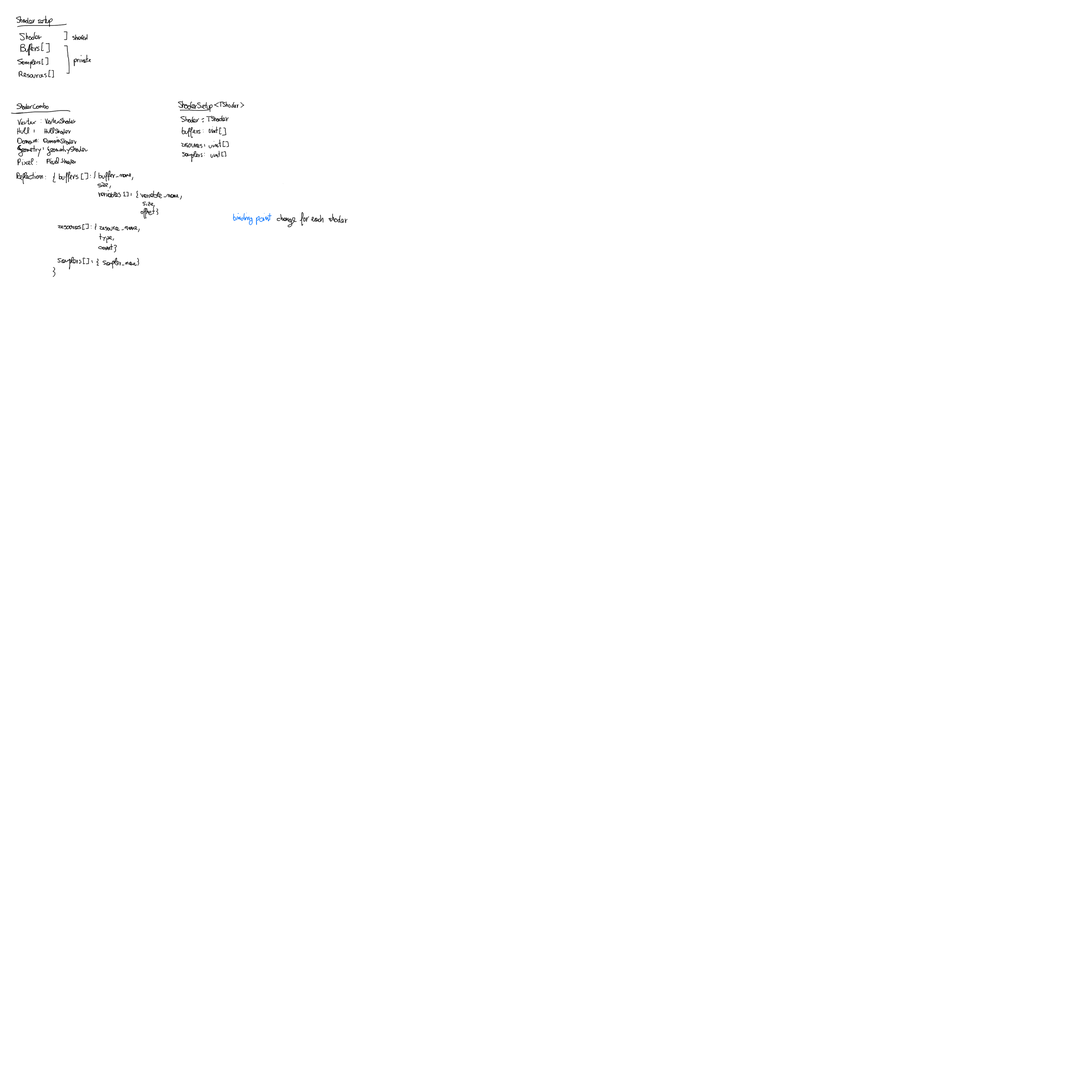
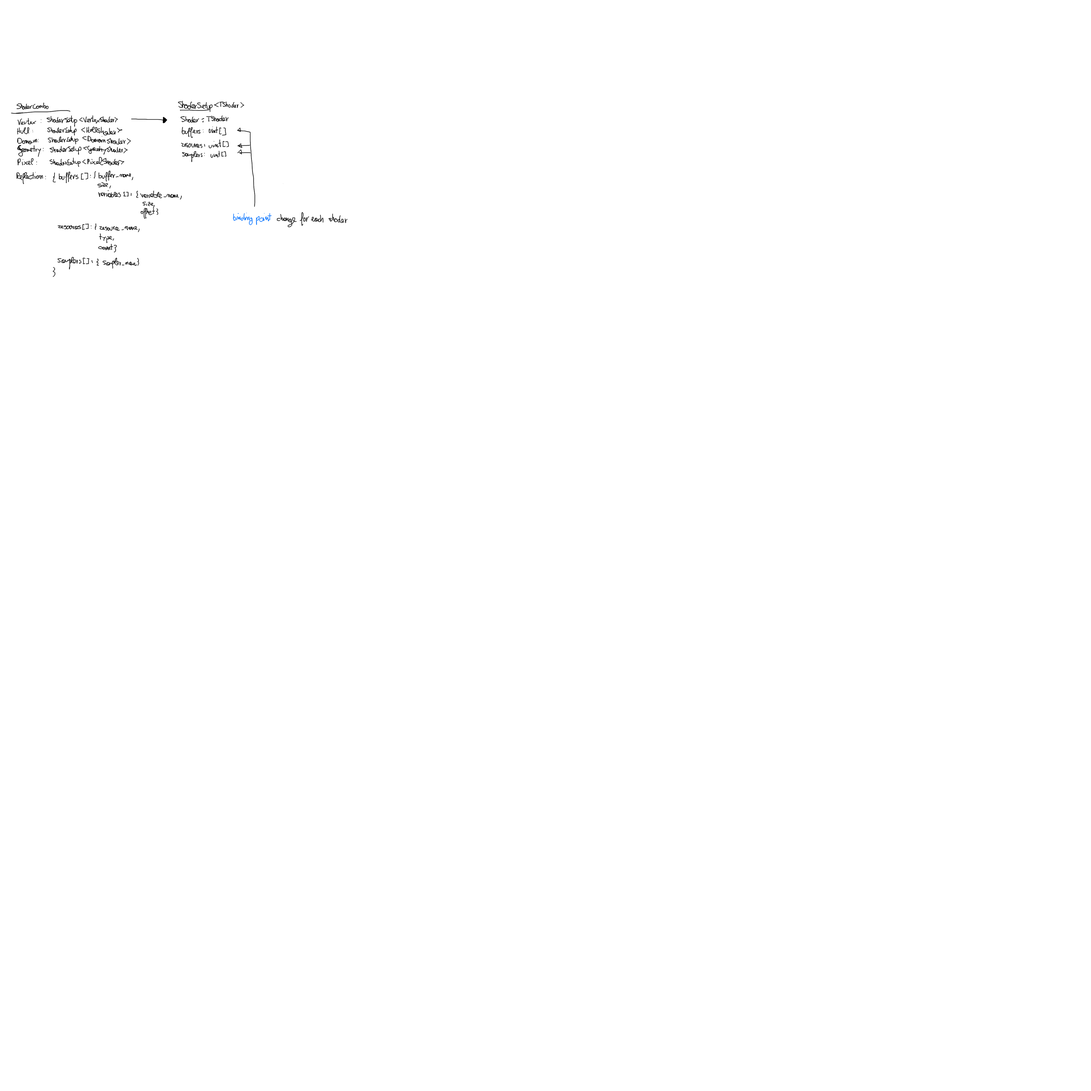
Revision of a layered 1091px x 1091px image; what changed, layer by layer:
painted on "Background" over <box>15,15,256,208</box>
